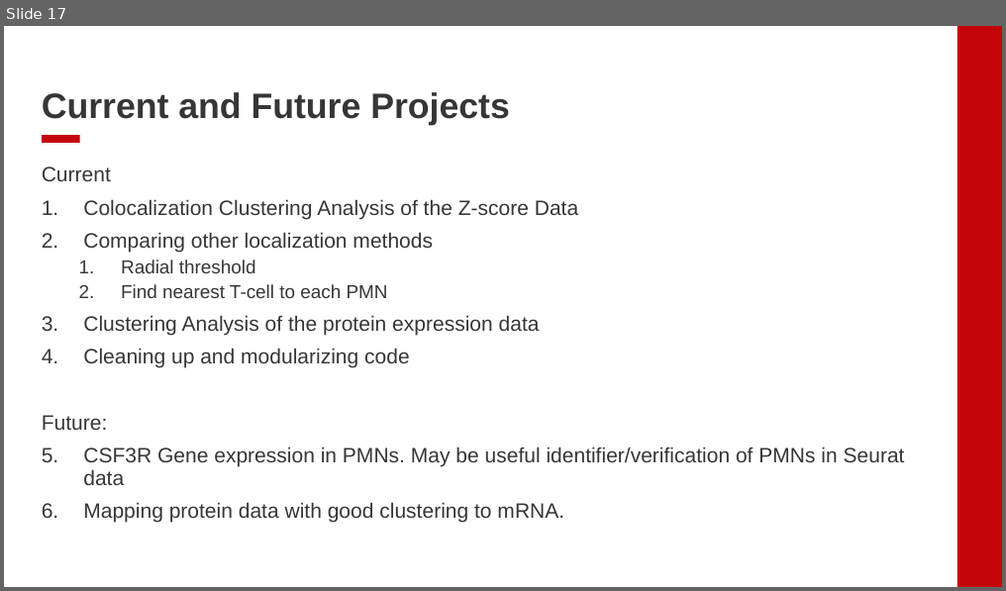
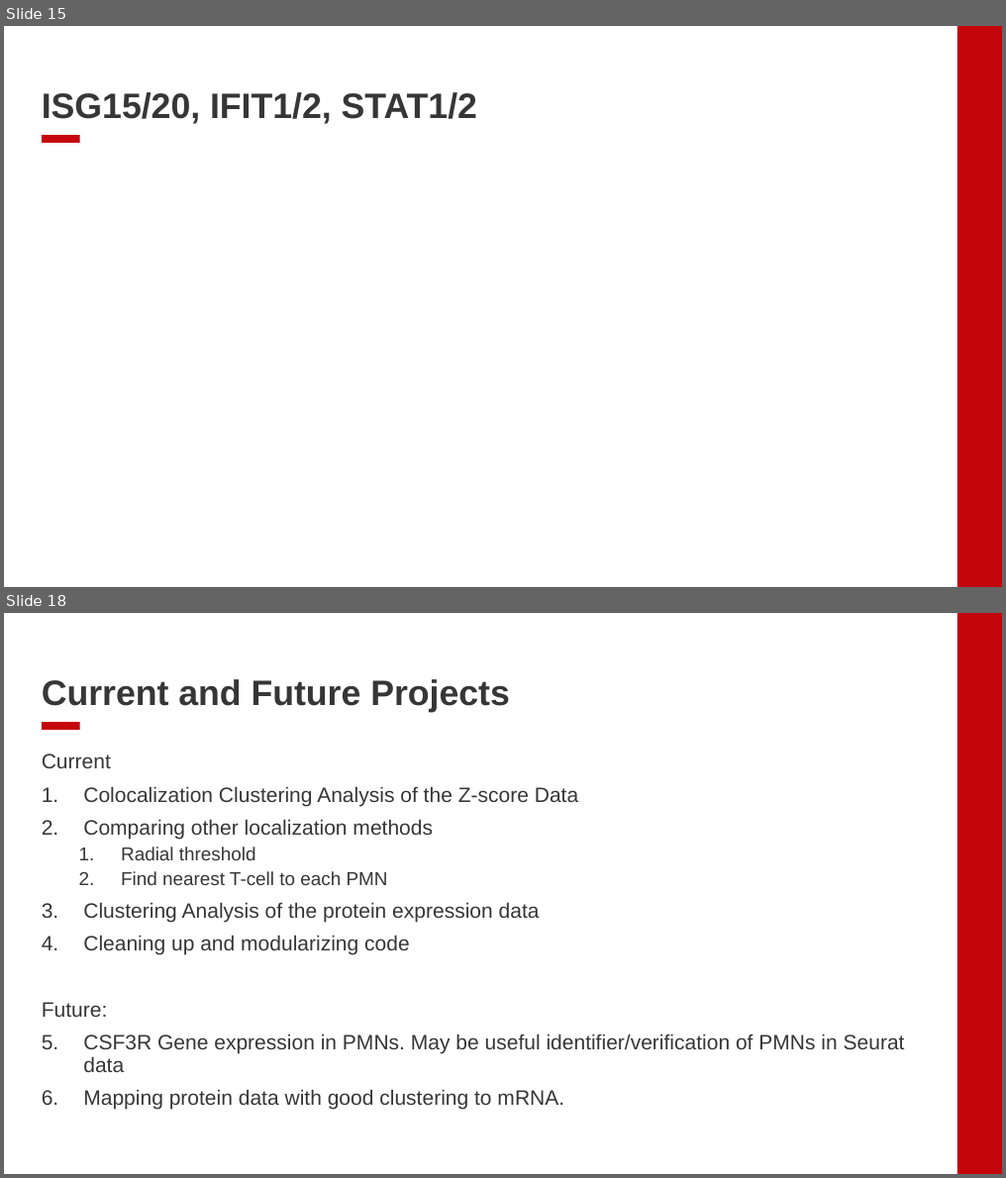
Before and after one commit to EDJohns/2025-Dinh-Lab-Research-Project, a slide deck: Shapiro 2025 Project/Weekly Updates/Week 4 Updates.pptx. Shown one above the other, each under a label of ours: slide 17 before the commit, slides 15 and 18 after it; the slides between them are not shown. The pictures are 1006x591 and 1006x1178 pixels, drawn with LibreOffice and Linux fonts; fonts in the diff are those of the drawing; background and template pictures are left out. Boxes give left, top, right and bottom in pixels: in the first picture for what was removed or moved away, otherwise in the second. Text is boxed around its words. In the diff, an @@ line names an element or a change of style, - is before the commit and + after.

```diff
--- a/Shapiro 2025 Project/Weekly Updates/Week 4 Updates.pptx
+++ b/Shapiro 2025 Project/Weekly Updates/Week 4 Updates.pptx
@@ slide 15 added at [4,26,1002,587], background #FFFFFF; not listed: 2 template elements that a slide beside it also shows @@
@@ title added at [42,92,477,124], 34 pt, text #363636, bold @@
+ISG15/20, IFIT1/2, STAT1/2
@@ what was slide 17 is now slide 18 @@
```
Also in this commit, not shown: 3 slides changed, 3 other slides added, 3 slides removed.
